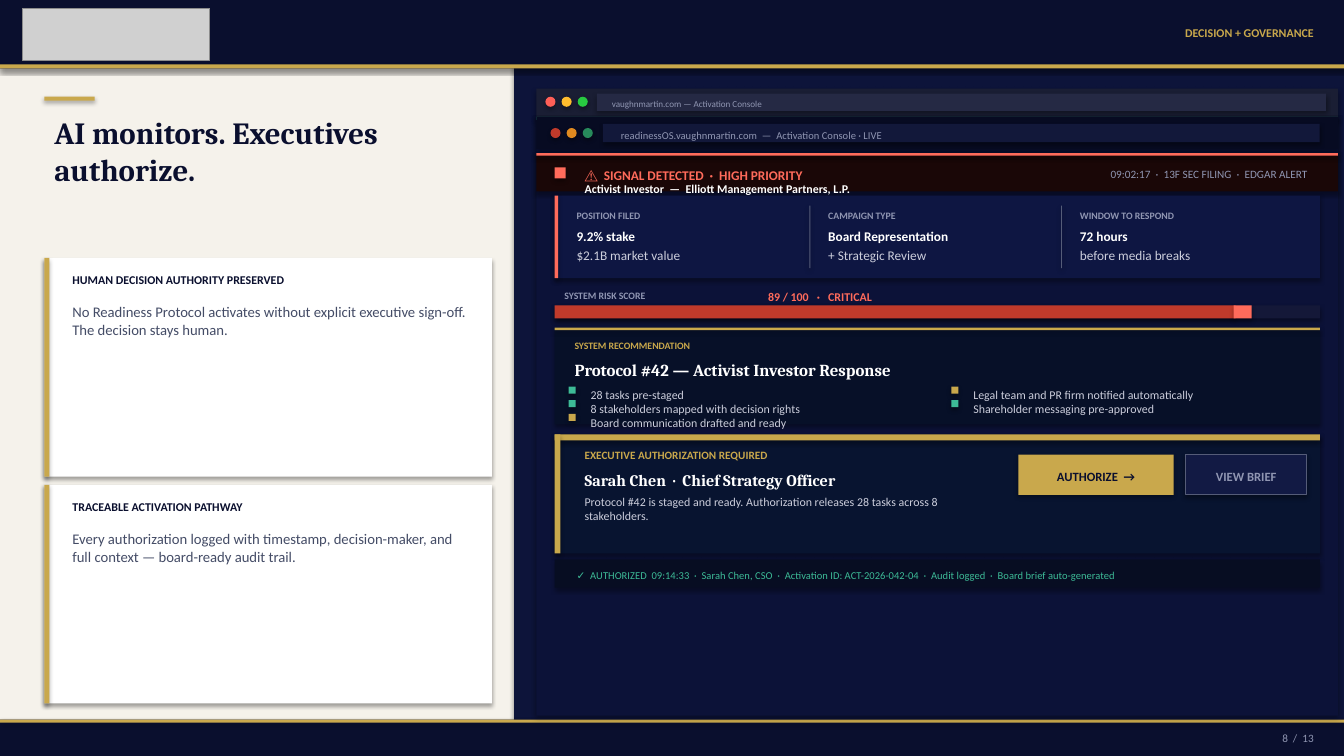
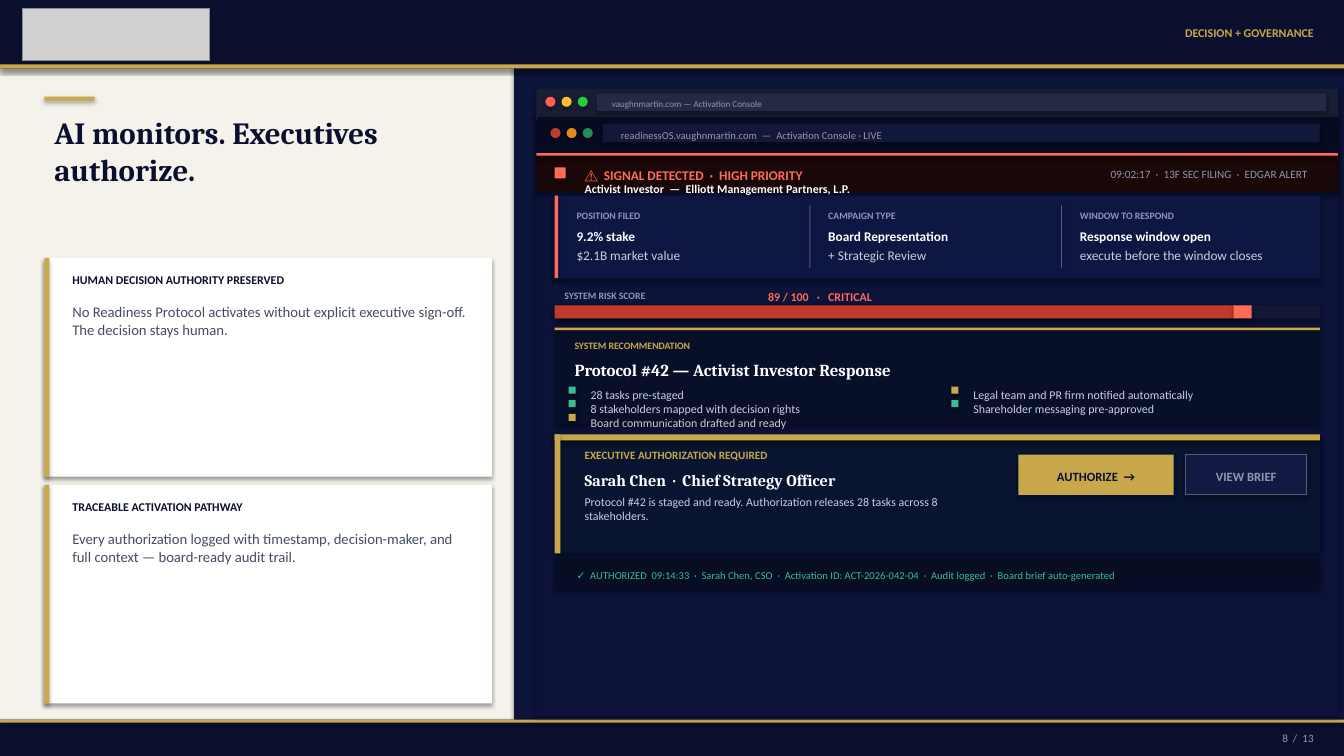
Before and after one commit to mbrunke18/CodePlatform1, a slide deck: slide 8 of attached_assets/VaughnMartin_Pitch_Deck_12Slide_FINAL.pptx. Drawn at 1344x756 pixels with LibreOffice and Linux fonts; fonts in the diff are those of the drawing; grey boxes stand for pictures. Boxes give left, top, right and bottom in pixels: in the first picture for what was removed or moved away, otherwise in the second. Text is boxed around its words. In the diff, an @@ line names an element or a change of style, - is before the commit and + after.

Commit message:
Fix slide 1 & 13 overflow, full deck audit pass
OVERLAP FIXES:
- Slide 1: Headline font 40pt → 36pt + box height extended to 2.30in — prevents 3-line overflow into subline below
- Slide 13 (Close): Hero text 20pt → 18pt + box height 0.86 → 1.10in — fixes 3-line overflow; all content below shifted down 0.24in; overlapping Rectangle 11 cleared (was stacking on top of NEXT STEP panel)

RETIRED TERM FIXES (from full audit):
- Slide 8: "72 hours" → "Response window open" (retired metric)
- Slide 9: "Shareholder Defense Fund" → "Shareholder Protection Fund" (football terminology)
- Slide 10: "defense advisor deck" → "activist response deck" (football terminology)

MISSING METRIC ADDED:
- Slide 2: "3,600× execution head start" added to the 30-day compression closing line

FINAL AUDIT RESULTS (all clean):
- Zero retired terms
- 3,600× ✓ | 12 minutes ✓ | 170 Readiness Protocols ✓ | Founding Partner ✓
- No placeholder text
- All 13 pages numbered correctly (X / 13)

```diff
--- a/attached_assets/VaughnMartin_Pitch_Deck_12Slide_FINAL.pptx
+++ b/attached_assets/VaughnMartin_Pitch_Deck_12Slide_FINAL.pptx
@@ text at box(1080, 231, 1211, 243): text changed @@
-72 hours
+Response window open
@@ text at box(1080, 251, 1263, 260): text changed @@
-before media breaks
+execute before the window closes
```
Also in this commit, not shown: 3 other slides changed, 1 other file.
